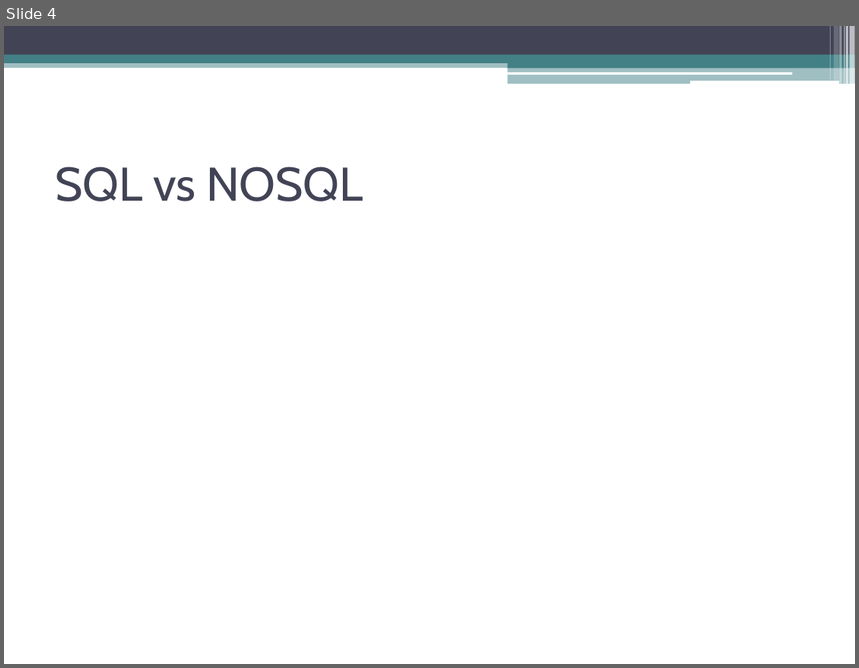
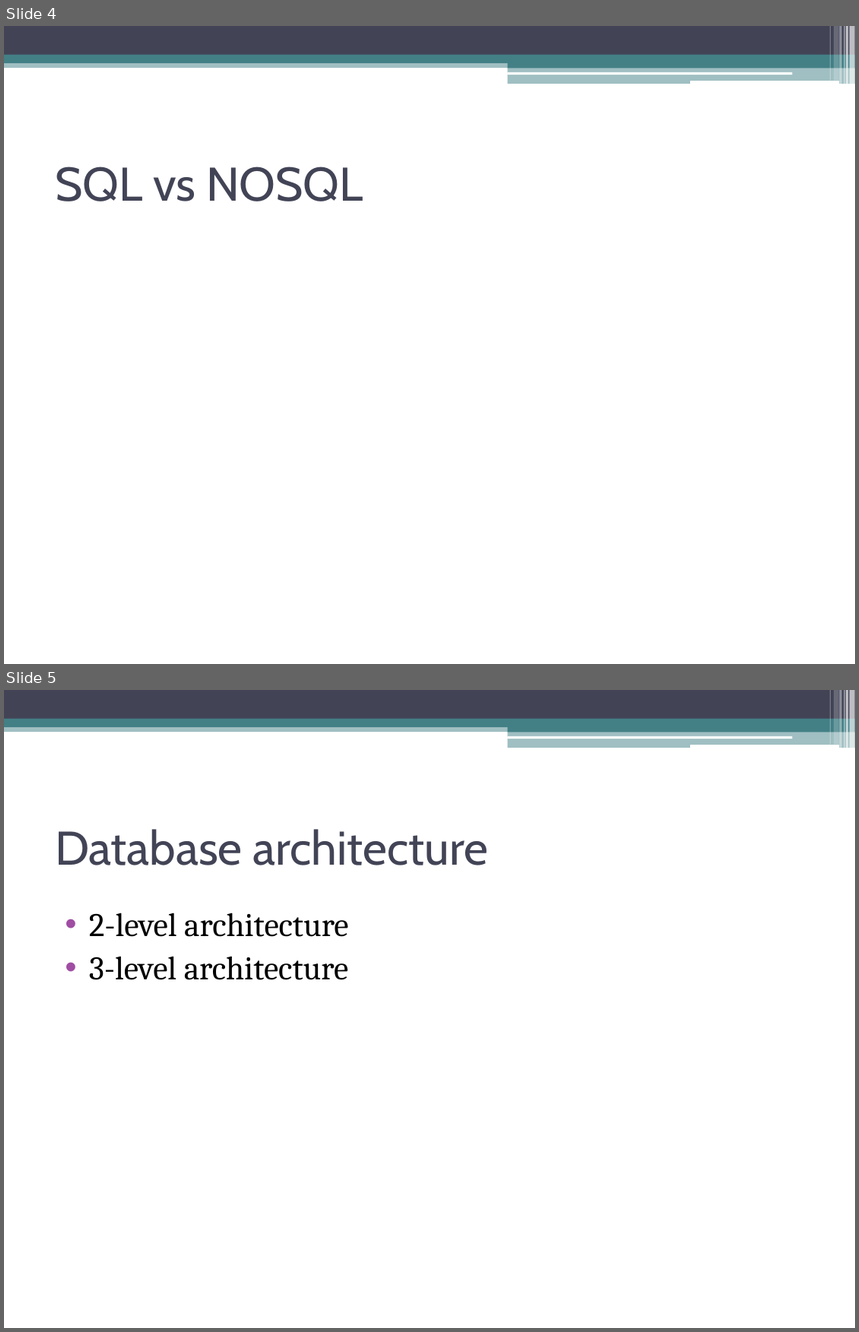
Before and after one commit to Prasundas99/Web-Development-Traning, a slide deck: 07.PHP/3.Databse/Intro to Database.pptx. Shown one above the other, each under a label of ours: slide 4 before the commit, slides 4 and 5 after it. The pictures are 859x668 and 859x1332 pixels, drawn with LibreOffice and Linux fonts; fonts in the diff are those of the drawing; background and template pictures are left out. Boxes give left, top, right and bottom in pixels: in the first picture for what was removed or moved away, otherwise in the second. Text is boxed around its words. In the diff, an @@ line names an element or a change of style, - is before the commit and + after.

```diff
--- a/07.PHP/3.Databse/Intro to Database.pptx
+++ b/07.PHP/3.Databse/Intro to Database.pptx
@@ slide 5 added at [4,690,855,1328], background #FFFFFF; not listed: 13 template elements that a slide beside it also shows @@
@@ title added at [55,829,488,866], 40 pt, text #424456 @@
+Database architecture
@@ text added at [89,913,348,980], 28 pt, text #000000 @@
+• 2-level architecture
+• 3-level architecture
```
Also in this commit, not shown: 5 other slides added, 2 other files.
